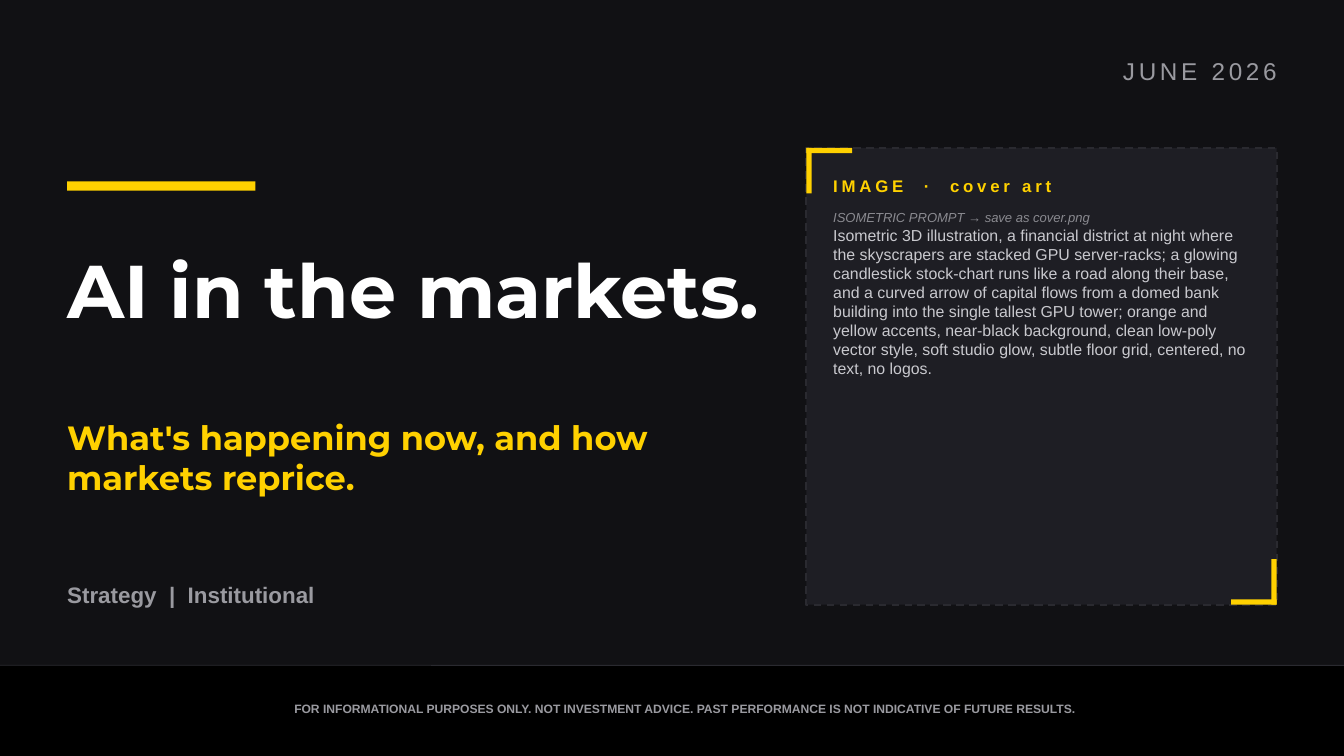
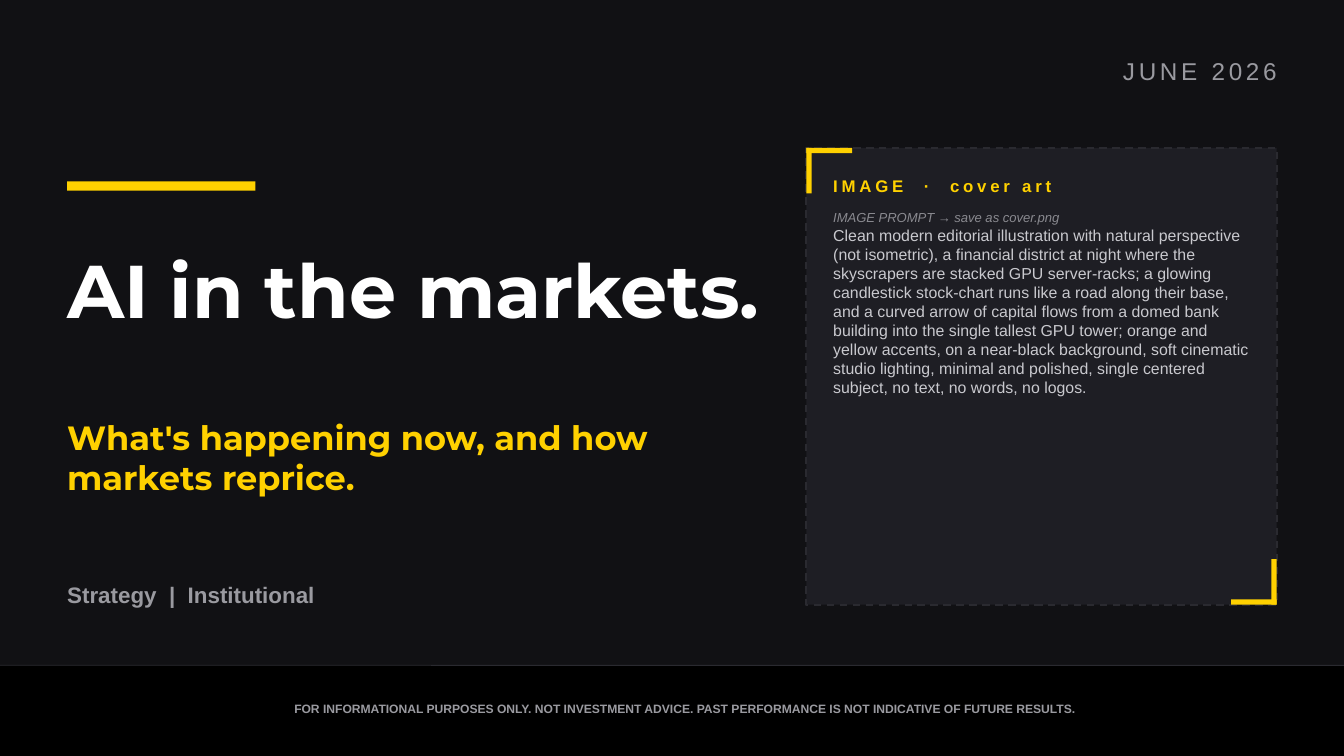
Before and after one commit to samuelcmcclellan-cell/ai-markets-deck, a slide deck: slide 1 of ai-markets-deck.pptx. Drawn at 1344x756 pixels with LibreOffice and Linux fonts; fonts in the diff are those of the drawing. Boxes give left, top, right and bottom in pixels: in the first picture for what was removed or moved away, otherwise in the second. Text is boxed around its words. In the diff, an @@ line names an element or a change of style, - is before the commit and + after.

```diff
--- a/ai-markets-deck.pptx
+++ b/ai-markets-deck.pptx
@@ text at (833, 213, 1248, 397): text changed @@
-ISOMETRIC PROMPT → save as cover.png
-Isometric 3D illustration, a financial district at night where the skyscrapers are stacked GPU server-racks; a glowing candlestick stock-chart runs like a road along their base, and a curved arrow of capital flows from a domed bank building into the single tallest GPU tower; orange and yellow accents, near-black background, clean low-poly vector style, soft studio glow, subtle floor grid, centered, no text, no logos.
+IMAGE PROMPT → save as cover.png
+Clean modern editorial illustration with natural perspective (not isometric), a financial district at night where the skyscrapers are stacked GPU server-racks; a glowing candlestick stock-chart runs like a road along their base, and a curved arrow of capital flows from a domed bank building into the single tallest GPU tower; orange and yellow accents, on a near-black background, soft cinematic studio lighting, minimal and polished, single centered subject, no text, no words, no logos.
```
Also in this commit, not shown: 4 other slides changed, 3 other files.
